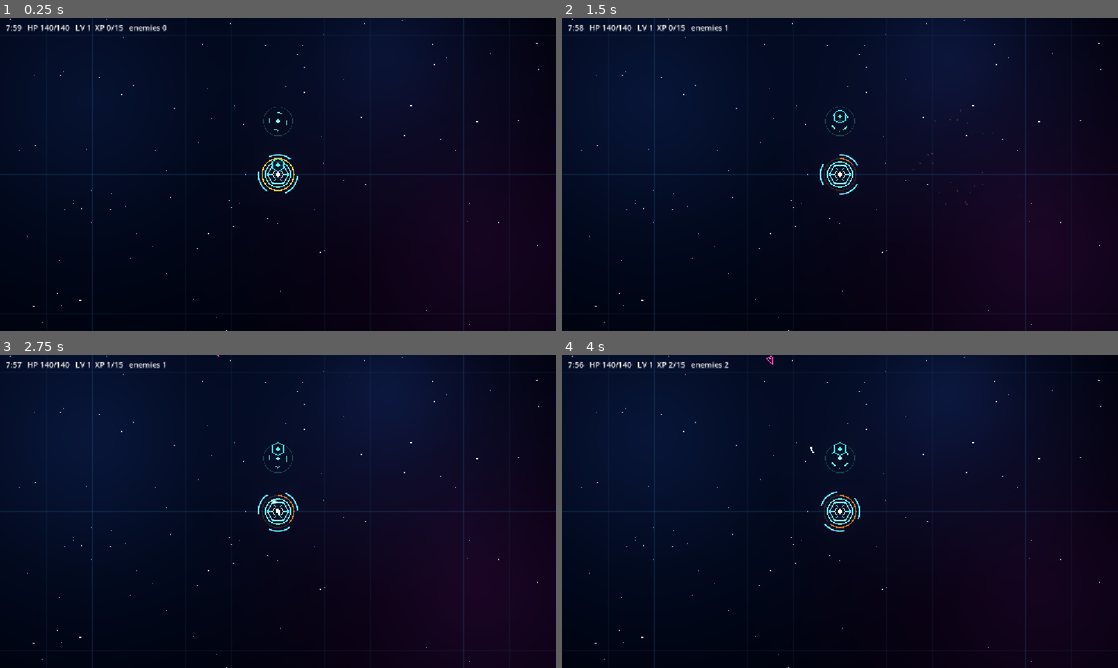
Above: before the commit, frames 1-4 (two rows, left to right).
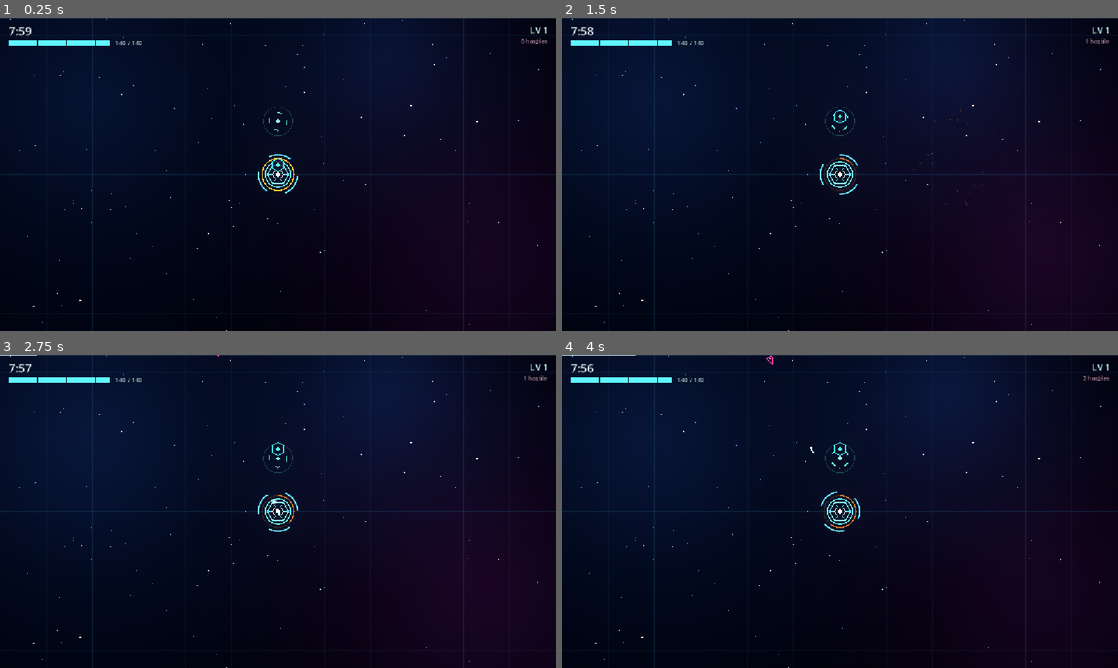
Above: after the commit, the same moments.

Repository: tapiokdev/squadron-concept-game
Game: Godot game, scene res://main.tscn
Two runs of this game, one before a commit and one after it. Both use one fixed random seed, a clock stepped at 60 frames per second and the inputs below.
Inputs (mouse positions are in pixels of both pictures, inside the frame that each line leads up to):
- Up to frame 1 (0.25 s): no input
- Up to frame 2 (1.5 s): tap Enter at 0.5 s; move the mouse to (962, 158) at 0.52 s; click (962, 158) at 0.67 s; drag from (728, 190) to (812, 237) at 1.27 s
- Up to frame 3 (2.75 s): move the mouse to (333, 442) at 2.02 s; click (333, 442) at 2.17 s
- Up to frame 4 (4 s): tap Space at 2.75 s; drag from (812, 574) to (673, 464) at 2.77 s; move the mouse to (1006, 558) at 3.52 s; click (1006, 558) at 3.67 s

The runs differ from the first frame. In frame 1, 1.0% of the frame differs, in the area x 0-100%, y 0-9%; in frame 2, 1.0%; in frame 3, 1.0%; in frame 4, 1.0%.

Commit message:
Restyle the HUD and level-up screen
Phase 6 chunk 7. The single debug-line Label becomes a real readout:
run timer, a segmented hull bar that reddens as it drains, a level-
progress strip along the top screen edge, and a threat count. Bars are
drawn from primitives rather than themed ProgressBars so the HUD sits in
the same art direction as the ships. Every label carries a dark outline
— this UI floats over a starfield and thin light glyphs vanish the
moment something bright passes behind them.

Level-up cards are StyleBoxFlat rather than custom-drawn: the same neon
look for a fraction of the code, and Buttons keep focus and keyboard
handling for free. Offers are colour-coded by track, so the player sees
whether this is a squad or tower pick before reading a word, and the
first card takes focus so the choice can be made without the mouse.

Two fixes found while testing: the result banner rendered collapsed in
the corner because set_anchors_preset re-derives offsets to preserve the
current rect rather than filling the parent, and the readout froze on
its last frame's values at death because _process bails once the run is
over.

Co-Authored-By: Claude Opus 5 <noreply@anthropic.com>

Diff:
--- a/main.tscn
+++ b/main.tscn
@@ -9,6 +9,7 @@
 [ext_resource type="Script" uid="uid://bmwon7t7kxr5o" path="res://scripts/weapons/pulse_weapon.gd" id="5_272bh"]
 [ext_resource type="Script" uid="uid://cl5gi1cvtvj0w" path="res://scripts/projectile_pool.gd" id="6_272bh"]
 [ext_resource type="Script" uid="uid://cudwacynjo7e2" path="res://scripts/skills/meteor_skill.gd" id="8_5vw27"]
+[ext_resource type="Script" uid="uid://dv5kecqi1jxd2" path="res://scripts/hud.gd" id="8_vivmo"]
 [ext_resource type="Script" uid="uid://cspf6mhpa34gy" path="res://scripts/summons/summon_squad.gd" id="9_kek77"]
 [ext_resource type="Script" uid="uid://cq0dswfdd6141" path="res://scripts/level_up_screen.gd" id="10_4c57u"]
 [ext_resource type="Environment" path="res://data/fx/neon_env.tres" id="12_ycdy4"]
@@ -37,12 +38,7 @@
 script = ExtResource("4_1bvp3")
 
 [node name="HUD" type="CanvasLayer" parent="." unique_id=215657380]
-
-[node name="InfoLabel" type="Label" parent="HUD" unique_id=1713443938]
-offset_left = 12.0
-offset_top = 8.0
-offset_right = 13.0
-offset_bottom = 31.0
+script = ExtResource("8_vivmo")
 
 [node name="ProjectilePool" type="Node2D" parent="." unique_id=1662471472]
 script = ExtResource("6_272bh")
--- /dev/null
+++ b/scripts/hud.gd
@@ -0,0 +1,116 @@
+class_name Hud
+extends CanvasLayer
+
+## Run HUD: timer, hull integrity, level progress, threat count.
+##
+## Bars are drawn from primitives like the rest of the game rather than
+## themed ProgressBars, so the HUD sits in the same art direction as the
+## ships. Labels appear only where text is genuinely unavoidable, and all
+## of them carry a dark outline — this UI floats over a starfield, and
+## thin light text on it is unreadable without one.
+##
+## The tower carries its own condition ring; this is the precise readout
+## for when the player needs a number rather than an impression.
+
+const BAR_ORIGIN := Vector2(18.0, 46.0)
+const BAR_SIZE := Vector2(210.0, 12.0)
+## Ticks give the bar a scale, so "how much is left" is judgeable.
+const BAR_SEGMENTS := 7
+const XP_STRIP_HEIGHT := 3.0
+
+## Anchors only resolve against a Control parent, so everything lives
+## under one full-rect root rather than directly on the CanvasLayer.
+var _root: Control
+var _timer: Label
+var _hp_text: Label
+var _level: Label
+var _threat: Label
+var _banner: Label
+
+var _health := 1.0
+var _progress := 0.0
+
+func _ready() -> void:
+	layer = 5
+	_root = Control.new()
+	# ...and_offsets_ matters: plain set_anchors_preset re-derives the
+	# offsets to preserve the current rect, which for a fresh node means
+	# it stays collapsed at its minimum size in the top-left corner.
+	_root.set_anchors_and_offsets_preset(Control.PRESET_FULL_RECT)
+	_root.mouse_filter = Control.MOUSE_FILTER_IGNORE
+	_root.draw.connect(_draw_bars)
+	add_child(_root)
+
+	_timer = _add_label(24, Color(0.88, 0.95, 1.0))
+	_timer.position = Vector2(18.0, 10.0)
+
+	_hp_text = _add_label(13, Color(0.66, 0.80, 0.92))
+	_hp_text.position = Vector2(BAR_ORIGIN.x + BAR_SIZE.x + 10.0, BAR_ORIGIN.y - 4.0)
+
+	_level = _add_label(18, Color(0.72, 0.94, 1.0))
+	_level.horizontal_alignment = HORIZONTAL_ALIGNMENT_RIGHT
+	_anchor_right(_level, 12.0)
+
+	_threat = _add_label(12, Color(0.72, 0.55, 0.68))
+	_threat.horizontal_alignment = HORIZONTAL_ALIGNMENT_RIGHT
+	_anchor_right(_threat, 40.0)
+
+	_banner = _add_label(34, Color(0.92, 0.97, 1.0))
+	_banner.set_anchors_and_offsets_preset(Control.PRESET_FULL_RECT)
+	_banner.horizontal_alignment = HORIZONTAL_ALIGNMENT_CENTER
+	_banner.vertical_alignment = VERTICAL_ALIGNMENT_CENTER
+	_banner.visible = false
+
+func _add_label(font_size: int, color: Color) -> Label:
+	var label := Label.new()
+	label.add_theme_font_size_override("font_size", font_size)
+	label.add_theme_color_override("font_color", color)
+	# Everything here sits over stars and nebula; without an outline the
+	# thin glyphs disappear the moment something bright passes behind.
+	label.add_theme_color_override("font_outline_color", Color(0.0, 0.0, 0.02, 0.85))
+	label.add_theme_constant_override("outline_size", 5)
+	label.mouse_filter = Control.MOUSE_FILTER_IGNORE
+	_root.add_child(label)
+	return label
+
+func _anchor_right(label: Label, top: float) -> void:
+	label.anchor_left = 1.0
+	label.anchor_right = 1.0
+	label.offset_left = -220.0
+	label.offset_right = -18.0
+	label.offset_top = top
+
+func update_run(remaining: float, hp: float, max_hp: float,
+		level: int, xp: int, xp_needed: int, threat: int) -> void:
+	var whole := int(maxf(remaining, 0.0))
+	_timer.text = "%d:%02d" % [whole / 60, whole % 60]
+	_hp_text.text = "%d / %d" % [roundi(hp), roundi(max_hp)]
+	_level.text = "LV %d" % level
+	_threat.text = "%d hostile" % threat if threat == 1 else "%d hostiles" % threat
+	_health = clampf(hp / max_hp, 0.0, 1.0) if max_hp > 0.0 else 0.0
+	_progress = clampf(float(xp) / float(maxi(xp_needed, 1)), 0.0, 1.0)
+	_root.queue_redraw()
+
+func show_result(text: String) -> void:
+	_banner.text = text
+	_banner.visible = true
+
+func _draw_bars() -> void:
+	var width := _root.size.x
+	# Level progress runs the full width of the screen edge — always in
+	# peripheral vision, never in the way.
+	_root.draw_rect(Rect2(0.0, 0.0, width, XP_STRIP_HEIGHT), Palette.fade(Palette.XP, 0.16))
+	if _progress > 0.0:
+		_root.draw_rect(Rect2(0.0, 0.0, width * _progress, XP_STRIP_HEIGHT),
+			Palette.neon(Palette.XP, 1.2))
+	var frame := Rect2(BAR_ORIGIN, BAR_SIZE)
+	_root.draw_rect(frame, Palette.fade(Palette.TOWER, 0.10))
+	if _health > 0.0:
+		var color := Palette.TOWER.lerp(Palette.DANGER, clampf((1.0 - _health) * 1.4, 0.0, 1.0))
+		_root.draw_rect(Rect2(BAR_ORIGIN, Vector2(BAR_SIZE.x * _health, BAR_SIZE.y)),
+			Palette.neon(color, 1.25))
+	for i in range(1, BAR_SEGMENTS):
+		var x := BAR_ORIGIN.x + BAR_SIZE.x * float(i) / float(BAR_SEGMENTS)
+		_root.draw_line(Vector2(x, BAR_ORIGIN.y), Vector2(x, BAR_ORIGIN.y + BAR_SIZE.y),
+			Palette.VOID, 1.0)
+	_root.draw_rect(frame, Palette.fade(Palette.TOWER, 0.45), false, 1.0)
--- a/scripts/level_up_screen.gd
+++ b/scripts/level_up_screen.gd
@@ -1,14 +1,24 @@
 class_name LevelUpScreen
 extends CanvasLayer
 
-## Choose-one-of-three level-up screen. Pauses the tree while open;
-## this layer runs PROCESS_MODE_ALWAYS so the buttons stay clickable.
-## UI is code-built — placeholder until the art pass.
+## Choose-one-of-three level-up screen. Pauses the tree while open; this
+## layer runs PROCESS_MODE_ALWAYS so the buttons stay clickable.
+##
+## Styled with StyleBoxFlat rather than custom-drawn cards: the same neon
+## look for a fraction of the code, and Buttons keep their focus and
+## keyboard handling for free. Offers are colour-coded by track — the
+## screen alternates squad and tower picks, and the player should see
+## which one they're being handed before reading a word.
 
 signal choice_made
 
+const SQUAD_ACCENT := Palette.COMMAND
+const TOWER_ACCENT := Palette.TOWER
+const PANEL_WIDTH := 460
+
 var _title: Label
 var _buttons_box: VBoxContainer
+var _panel: PanelContainer
 
 func _ready() -> void:
 	process_mode = Node.PROCESS_MODE_ALWAYS
@@ -16,7 +26,7 @@
 	visible = false
 
 	var dim := ColorRect.new()
-	dim.color = Color(0.0, 0.0, 0.0, 0.55)
+	dim.color = Color(0.01, 0.012, 0.03, 0.72)
 	dim.set_anchors_preset(Control.PRESET_FULL_RECT)
 	dim.mouse_filter = Control.MOUSE_FILTER_STOP
 	add_child(dim)
@@ -25,34 +35,84 @@
 	center.set_anchors_preset(Control.PRESET_FULL_RECT)
 	add_child(center)
 
-	var panel := PanelContainer.new()
-	center.add_child(panel)
+	_panel = PanelContainer.new()
+	_panel.add_theme_stylebox_override("panel", _panel_style(TOWER_ACCENT))
+	center.add_child(_panel)
 
 	var vbox := VBoxContainer.new()
-	vbox.add_theme_constant_override("separation", 10)
-	panel.add_child(vbox)
+	vbox.add_theme_constant_override("separation", 12)
+	_panel.add_child(vbox)
 
 	_title = Label.new()
-	_title.text = "LEVEL UP — choose one"
+	_title.add_theme_font_size_override("font_size", 17)
 	_title.horizontal_alignment = HORIZONTAL_ALIGNMENT_CENTER
 	vbox.add_child(_title)
 
 	_buttons_box = VBoxContainer.new()
-	_buttons_box.add_theme_constant_override("separation", 6)
-	_buttons_box.custom_minimum_size = Vector2(420, 0)
+	_buttons_box.add_theme_constant_override("separation", 8)
+	_buttons_box.custom_minimum_size = Vector2(PANEL_WIDTH, 0)
 	vbox.add_child(_buttons_box)
 
 func offer(options: Array[Dictionary], title: String = "LEVEL UP — choose one") -> void:
+	var accent := SQUAD_ACCENT if title.contains("squad") else TOWER_ACCENT
 	_title.text = title
+	_title.add_theme_color_override("font_color", Palette.neon(accent, 1.15))
+	_panel.add_theme_stylebox_override("panel", _panel_style(accent))
 	for child in _buttons_box.get_children():
 		child.queue_free()
 	for opt in options:
-		var button := Button.new()
-		button.text = "%s\n%s" % [opt.title, opt.desc]
-		button.pressed.connect(_on_pick.bind(opt))
-		_buttons_box.add_child(button)
+		_buttons_box.add_child(_make_card(opt, accent))
 	visible = true
 	get_tree().paused = true
+	# Let a keyboard or gamepad player commit without reaching for the
+	# mouse; the first card is focused as soon as the box lays out.
+	if not _buttons_box.get_children().is_empty():
+		_buttons_box.get_child(0).call_deferred("grab_focus")
+
+func _make_card(opt: Dictionary, accent: Color) -> Button:
+	var card := Button.new()
+	card.text = "%s\n%s" % [String(opt.title).to_upper(), opt.desc]
+	card.alignment = HORIZONTAL_ALIGNMENT_LEFT
+	card.add_theme_font_size_override("font_size", 14)
+	card.add_theme_color_override("font_color", Color(0.80, 0.90, 0.98))
+	card.add_theme_color_override("font_hover_color", Color(1, 1, 1))
+	card.add_theme_color_override("font_focus_color", Color(1, 1, 1))
+	card.add_theme_stylebox_override("normal", _card_style(accent, 0.16, 0.0))
+	card.add_theme_stylebox_override("hover", _card_style(accent, 0.30, 0.9))
+	card.add_theme_stylebox_override("focus", _card_style(accent, 0.30, 0.9))
+	card.add_theme_stylebox_override("pressed", _card_style(accent, 0.55, 1.4))
+	card.pressed.connect(_on_pick.bind(opt))
+	return card
+
+## Cards are dark plates with a thick accent stripe down the left edge —
+## the stripe is what makes a row read as a choice rather than a label.
+func _card_style(accent: Color, accent_alpha: float, glow: float) -> StyleBoxFlat:
+	var box := StyleBoxFlat.new()
+	box.bg_color = Color(0.045, 0.06, 0.10, 0.95)
+	box.border_color = Palette.fade(accent, accent_alpha) if glow <= 0.0 \
+			else Palette.neon(accent, glow)
+	box.border_width_left = 4
+	box.border_width_top = 1
+	box.border_width_right = 1
+	box.border_width_bottom = 1
+	box.set_corner_radius_all(2)
+	box.content_margin_left = 16
+	box.content_margin_right = 14
+	box.content_margin_top = 10
+	box.content_margin_bottom = 10
+	return box
+
+func _panel_style(accent: Color) -> StyleBoxFlat:
+	var box := StyleBoxFlat.new()
+	box.bg_color = Color(0.02, 0.028, 0.055, 0.96)
+	box.border_color = Palette.fade(accent, 0.55)
+	box.set_border_width_all(1)
+	box.set_corner_radius_all(3)
+	box.content_margin_left = 18
+	box.content_margin_right = 18
+	box.content_margin_top = 16
+	box.content_margin_bottom = 18
+	return box
 
 func _on_pick(opt: Dictionary) -> void:
 	opt.apply.call()
--- a/scripts/main.gd
+++ b/scripts/main.gd
@@ -17,7 +17,7 @@
 
 const BRUISER := preload("res://data/summons/bruiser.tres")
 @onready var spawner: EnemySpawner = $Spawner
-@onready var info_label: Label = $HUD/InfoLabel
+@onready var hud: Hud = $HUD
 @onready var level_up_screen: LevelUpScreen = $LevelUpScreen
 
 var elapsed := 0.0
@@ -66,11 +66,8 @@
 	if elapsed >= run_duration:
 		_end_run(true)
 		return
-	var remaining := int(run_duration - elapsed)
-	info_label.text = "%d:%02d   HP %d/%d   LV %d  XP %d/%d   enemies %d" % [
-		int(remaining / 60.0), remaining % 60, roundi(tower.hp), roundi(tower.max_hp),
-		level, xp, xp_to_next(), enemy_pool.live_count,
-	]
+	hud.update_run(run_duration - elapsed, tower.hp, tower.max_hp,
+		level, xp, xp_to_next(), enemy_pool.live_count)
 
 func _on_enemy_killed(amount: int) -> void:
 	if run_over:
@@ -88,10 +85,14 @@
 	spawner.active = false
 	var survived := int(elapsed)
 	var total := int(run_duration)
+	# _process bails once the run is over, so push the final numbers in
+	# by hand — otherwise the readout freezes on the last frame's values.
+	hud.update_run(run_duration - elapsed, tower.hp, tower.max_hp,
+		level, xp, xp_to_next(), enemy_pool.live_count)
 	if won:
-		info_label.text = "YOU SURVIVED — %d:%02d" % [int(total / 60.0), total % 60]
+		hud.show_result("YOU SURVIVED\n%d:%02d" % [total / 60, total % 60])
 	else:
-		info_label.text = "TOWER DESTROYED — survived %d:%02d of %d:%02d" % [
-			int(survived / 60.0), survived % 60, int(total / 60.0), total % 60,
-		]
+		hud.show_result("MOTHERSHIP DESTROYED\nsurvived %d:%02d of %d:%02d" % [
+			survived / 60, survived % 60, total / 60, total % 60,
+		])
 	print("[run] over — %s at %ds" % ["won" if won else "lost", survived])
Not shown, added: scripts/hud.gd.uid
